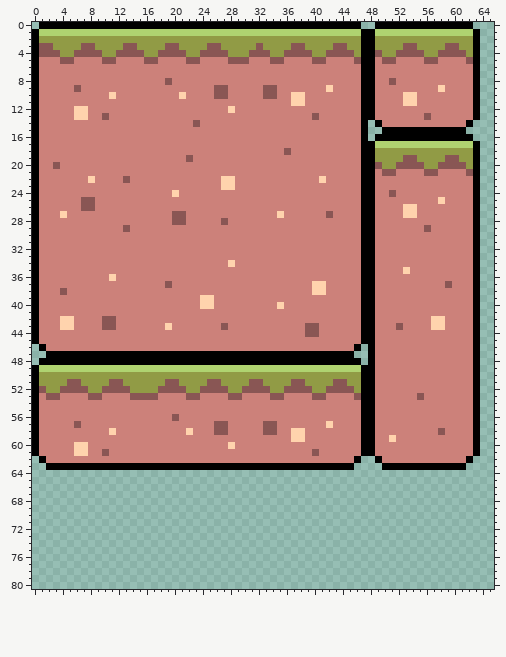
Pixel-art file, stored at aseprite/grass.aseprite. Above, as it was before the edit.
96x96 pixels, 1 frame. Shown: x 0..65, y 0..80.
After:
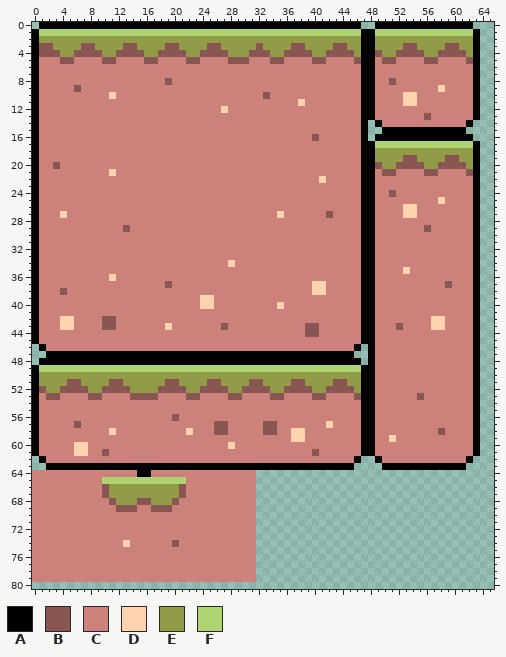
Palette (. is transparent): A #000000  B #895654  C #cc817a  D #ffd3ad  E #919b45  F #afd370
Diff:
Changed rows in their new state; - is an unchanged pixel.
first column x 6:
 9 --------------------CC-----CC-------C
10 ---------------C----CC------C--CC----
11 -------------------------------C-----
12 CC-------------------DC--------------
13 CC--C-----------------------------C--
14 -----------------C-------------------
16 ----------------------------------B--
18 ------------------------------C------
19 ----------------C--------------------
21 -----D-------------------------------
22 --C----C-------------CC--------------
23 ---------------------CC--------------
24 --------------C----------------------
25 -CC----------------------------------
26 -CC----------------------------------
27 --------------CC---------------------
28 --------------CC-----C---------------
first column x 0:
64 CCCCCCCCCCCCCCCAACCCCCCCCCCCCCCC
65 CCCCCCCCCCFFFFFFFFFFFFCCCCCCCCCC
66 CCCCCCCCCCBEEEEEEEEEEBCCCCCCCCCC
67 CCCCCCCCCCBEEEEEEEEEEBCCCCCCCCCC
68 CCCCCCCCCCCBEEEBBEEEBCCCCCCCCCCC
69 CCCCCCCCCCCCBBBCCBBBCCCCCCCCCCCC
70 CCCCCCCCCCCCCCCCCCCCCCCCCCCCCCCC
71 CCCCCCCCCCCCCCCCCCCCCCCCCCCCCCCC
72 CCCCCCCCCCCCCCCCCCCCCCCCCCCCCCCC
73 CCCCCCCCCCCCCCCCCCCCCCCCCCCCCCCC
74 CCCCCCCCCCCCCDCCCCCCBCCCCCCCCCCC
75 CCCCCCCCCCCCCCCCCCCCCCCCCCCCCCCC
76 CCCCCCCCCCCCCCCCCCCCCCCCCCCCCCCC
77 CCCCCCCCCCCCCCCCCCCCCCCCCCCCCCCC
78 CCCCCCCCCCCCCCCCCCCCCCCCCCCCCCCC
79 CCCCCCCCCCCCCCCCCCCCCCCCCCCCCCCC
